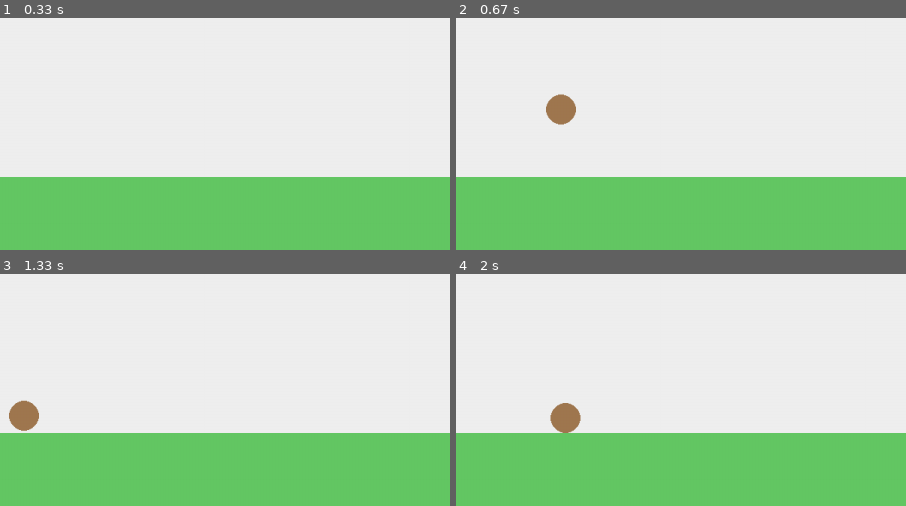
Above: before the commit, frames 1-4 (two rows, left to right).
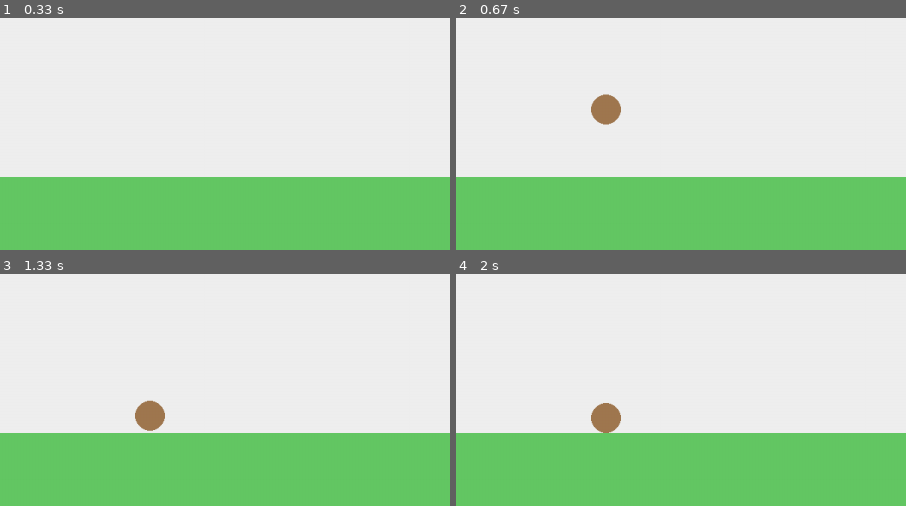
Above: after the commit, the same moments.

Repository: lorenacp1/Pygame
Game: pygame game, started from main.py
The game is run twice, just before and just after one commit, with the same random seed, the same clock (stepped at 60 frames per second) and the same inputs.
Inputs:
- Up to frame 1 (0.33 s): no input
- Up to frame 2 (0.67 s): hold Left from 0.33 s (still down)
- Up to frame 3 (1.33 s): release Left at 0.87 s; hold Left 0.9-1.3 s
- Up to frame 4 (2 s): hold Right 1.33-1.97 s
The pictures show only the part of the screen within x 0-50%, y 50-100%; the shares and areas given below are measured in that part.

Frame 1 is identical in both runs. In frame 2, 1.4% of the frame differs, in the area x 20-37%, y 32-47%; in frame 3, 1.4%; in frame 4, 1.4%, in the area x 20-37%, y 55-69%.

Commit message:
ajuste para puxar hamster e arrastar com mouse

Diff:
--- a/main.py
+++ b/main.py
@@ -20,20 +20,32 @@
         if event.type == pygame.QUIT:
             running = False
 
+        if event.type == pygame.MOUSEBUTTONDOWN:
+            if hamster.rect.collidepoint(event.pos):
+                hamster.dragging = True
+
+        if event.type == pygame.MOUSEBUTTONUP:
+            if hamster.dragging:
+                hamster.dragging = False
+                hamster.launched = True
+
+                mouse_x, mouse_y = pygame.mouse.get_pos()
+
+                hamster.vel_x = (hamster.rect.centerx - mouse_x)*0.2
+                hamster.vel_y = (hamster.rect.centery - mouse_y)*0.2
+
+    if hamster.dragging:
+        hamster.rect.center = pygame.mouse.get_pos()
+
+
     keys = pygame.key.get_pressed()
 
-    hamster.vel_x = 0
-    if keys[pygame.K_LEFT]:
-        hamster.vel_x = -3
-    if keys[pygame.K_RIGHT]:
-        hamster.vel_x = 3
 
     screen.fill((240, 240, 240))
 
     ground = pygame.Rect(0, 600, WIDTH, 100)
 
     pygame.draw.rect(screen, (100, 200, 100), ground)
-
 
     hamster.update()
     hamster.draw(screen)
